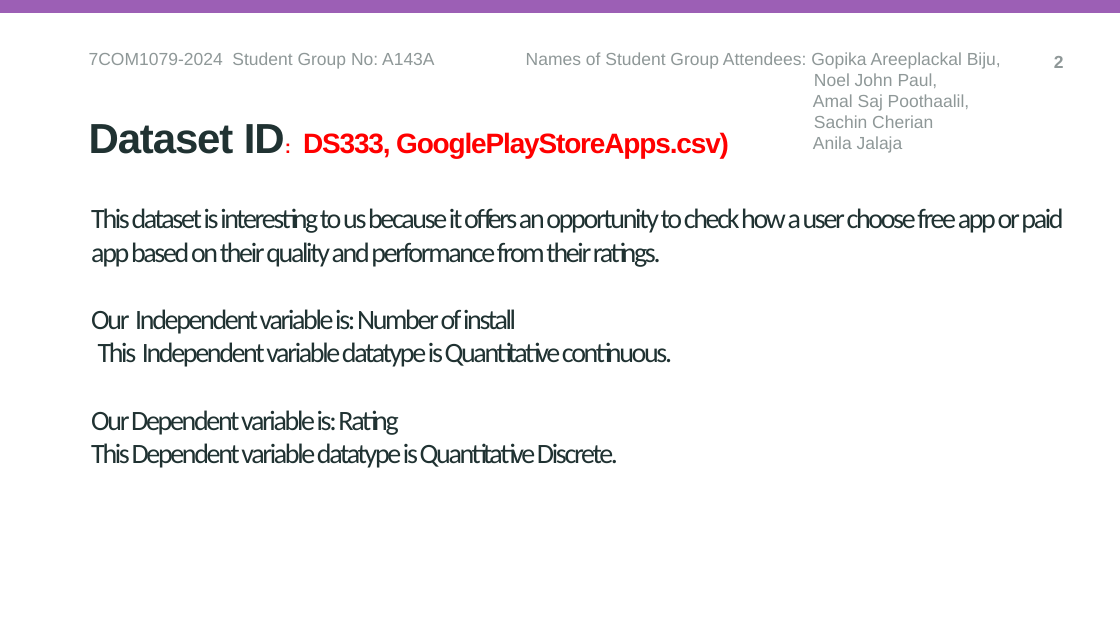
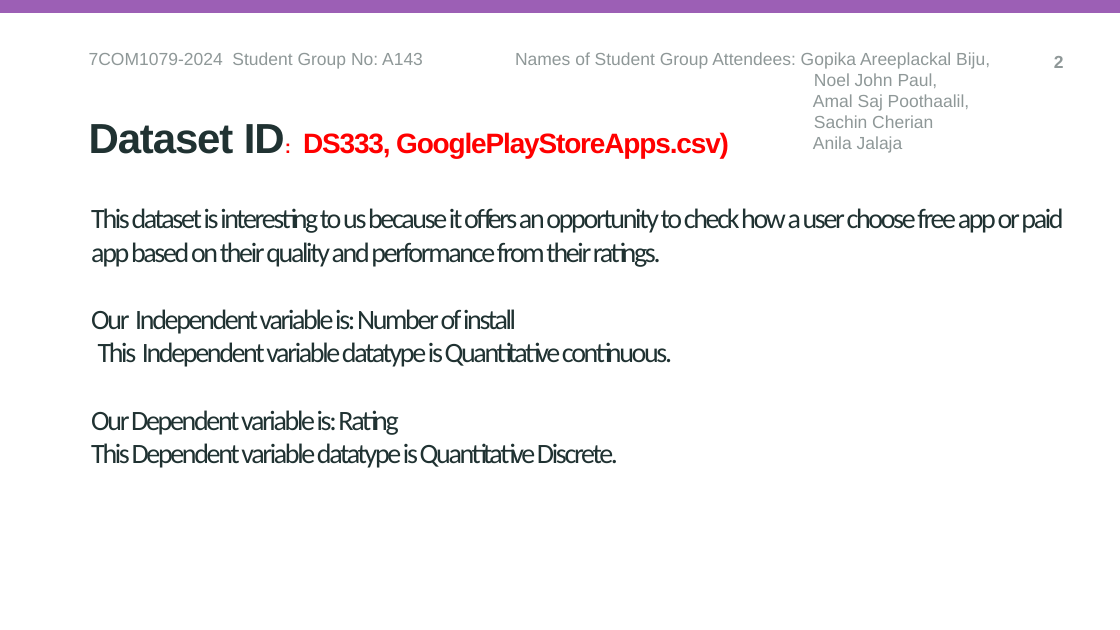
Before and after one commit to noelpaul07/A143A, a slide deck: slide 3 of reseach_question_presentation _1.pptx. Drawn at 1120x630 pixels with LibreOffice and Linux fonts; fonts in the diff are those of the drawing; background and template pictures are left out. Boxes give left, top, right and bottom in pixels: in the first picture for what was removed or moved away, otherwise in the second. Text is boxed around its words. In the diff, an @@ line names an element or a change of style, - is before the commit and + after.

```diff
--- a/reseach_question_presentation _1.pptx
+++ b/reseach_question_presentation _1.pptx
@@ text at bbox=[89, 52, 990, 69]: text changed @@
-7COM1079-2024 Student Group No: A143A Names of Student Group Attendees: Gopika Areeplackal Biju,
+7COM1079-2024 Student Group No: A143 Names of Student Group Attendees: Gopika Areeplackal Biju,
```
Also in this commit, not shown: 3 other slides changed.
